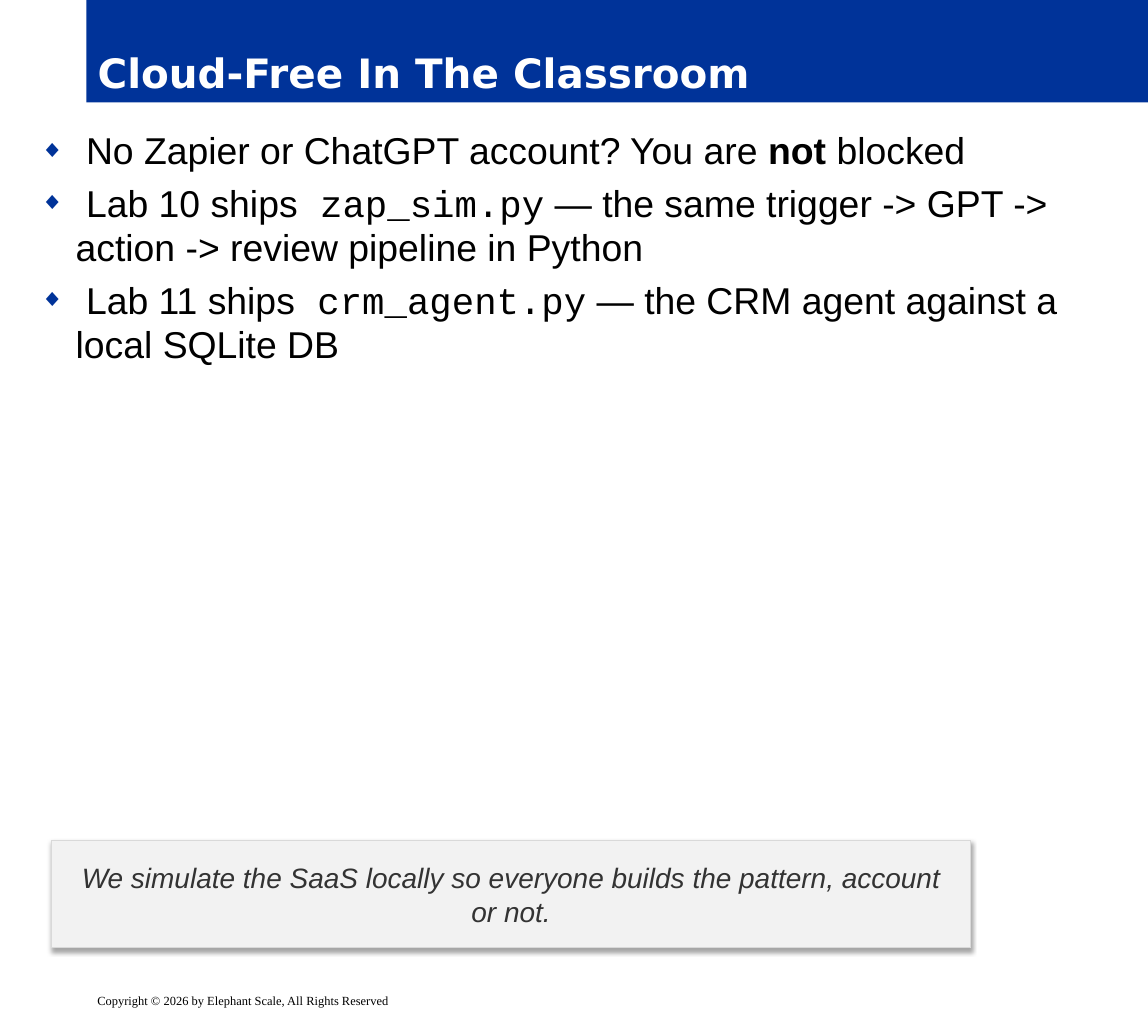
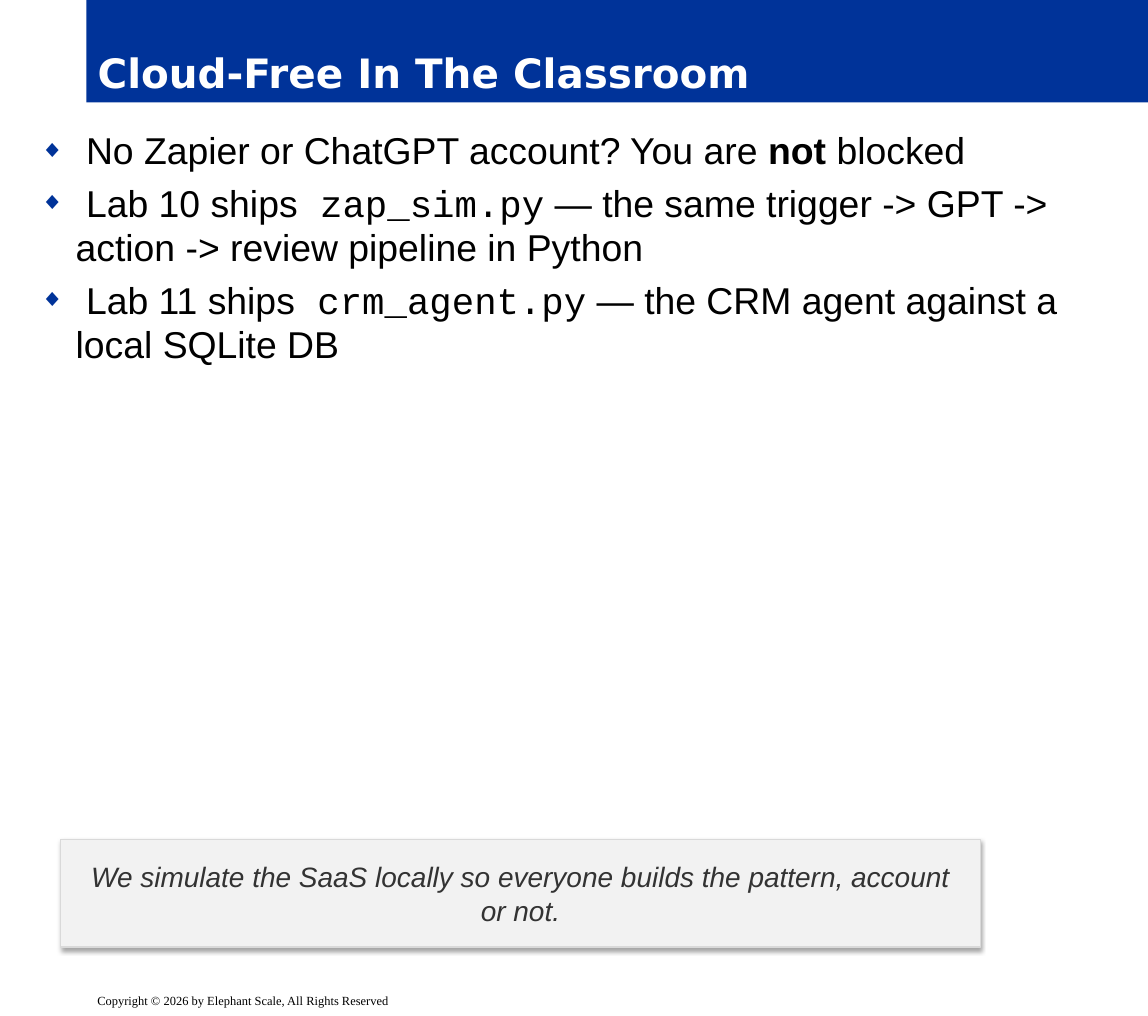
Before and after one commit to elephantscale/Building-Agentic-AI, a slide deck: slide 11 of slides/release/08-low-code-agents.pptx (slide 16 before the commit). Drawn at 1148x1016 pixels with LibreOffice and Linux fonts; fonts in the diff are those of the drawing; background and template pictures are left out. Boxes give left, top, right and bottom in pixels: in the first picture for what was removed or moved away, otherwise in the second. Text is boxed around its words. In the diff, an @@ line names an element or a change of style, - is before the commit and + after.

```diff
--- a/slides/release/08-low-code-agents.pptx
+++ b/slides/release/08-low-code-agents.pptx
@@ rectangle "We simulate the SaaS locally ...": place and size @@
-rectangle "We simulate the SaaS locally ..." at box(52, 841, 971, 949)
+rectangle "We simulate the SaaS locally ..." at box(60, 840, 980, 948)
```
Also in this commit, not shown: 14 other slides changed.
